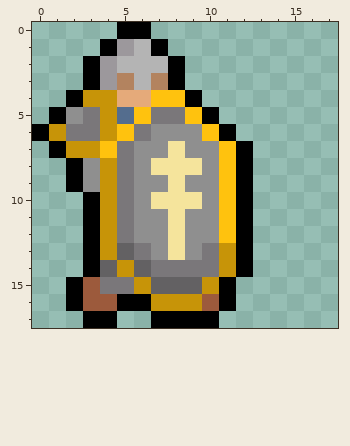
One commit to this pixel-art sprite: Assets/Sprite/CharSprite/HumanTank/TankAttack2.png. The picture above is the old version.
The file is 18x18 pixels.
And afterwards:
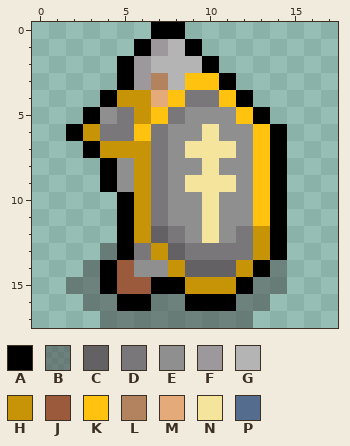
Palette (. is transparent): A #000000  B #46464680  C #636163  D #7a777a  E #8f8f8f  F #9c989c  G #b4b4b4  H #c79408  J #9c5a3c  K #ffc20e  L #b3835f  M #e5aa7a  N #f5e49c  P #546d8e
Commit: TankSprite added shadows + new animations
Difference:
Changed rows in their new state; - is an unchanged pixel.
first column x 0:
 0 -----..AA------
 1 ----..AFGA-----
 2 ---..AF-GGA----
 3 ---..AF-GKKA---
 4 --..AHHM-DDKA--
 5 -..AEDHK-EEEKA-
 6 ..AHDDKD--NEEKA
 7 -..AHHHDENNNEKA
 8 --..AEHDEENEEKA
 9 --..AEHDENNNEKA
10 ---..AHDEENEEKA
11 ---..AHDE-NEEKA
12 ---..AHCD-NEDHA
13 ---.BA-HCD-DDHA
14 ---BAJEEHCCCHAB
15 --BBAJJAAH-HABB
16 --.BB--BBAA-BB-
17 ---.BBBBBBBBB--
Pixel boxes of the changes (left, top, right, bottom) in both pictures:
changed: (32, 22, 287, 328)
